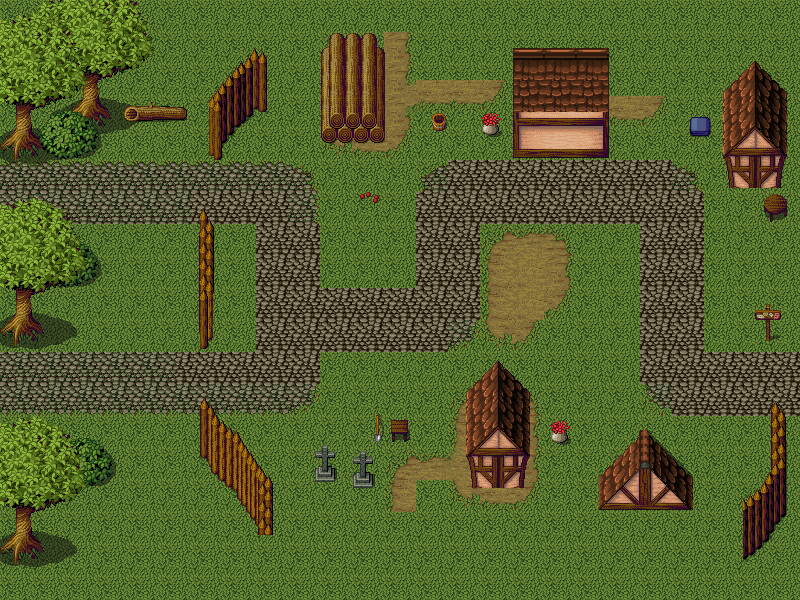
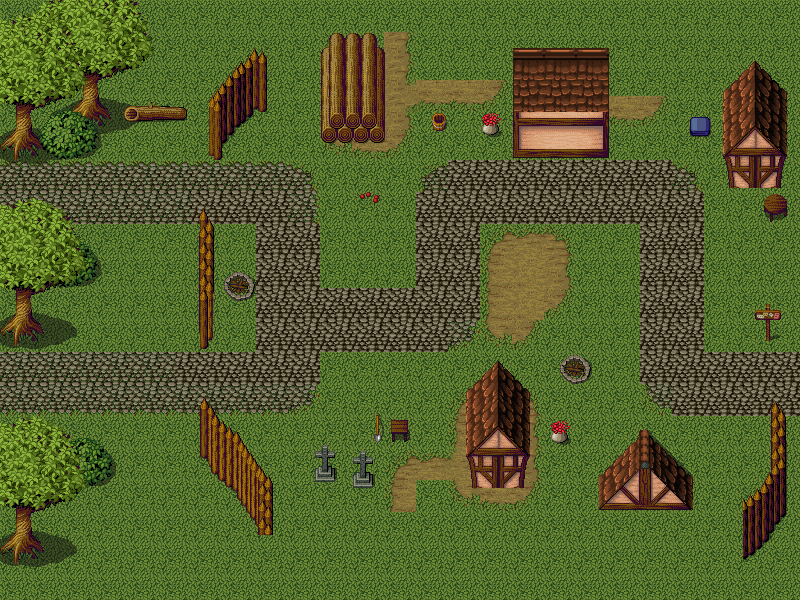
Two versions of the same layered image (800x600). Layer-by-layer changes:
added layer "Layer 41" above "Layer 40" over [left=224, top=272, right=256, bottom=301]
added layer "Layer 40" above "Layer 39" over [left=560, top=355, right=592, bottom=384]
